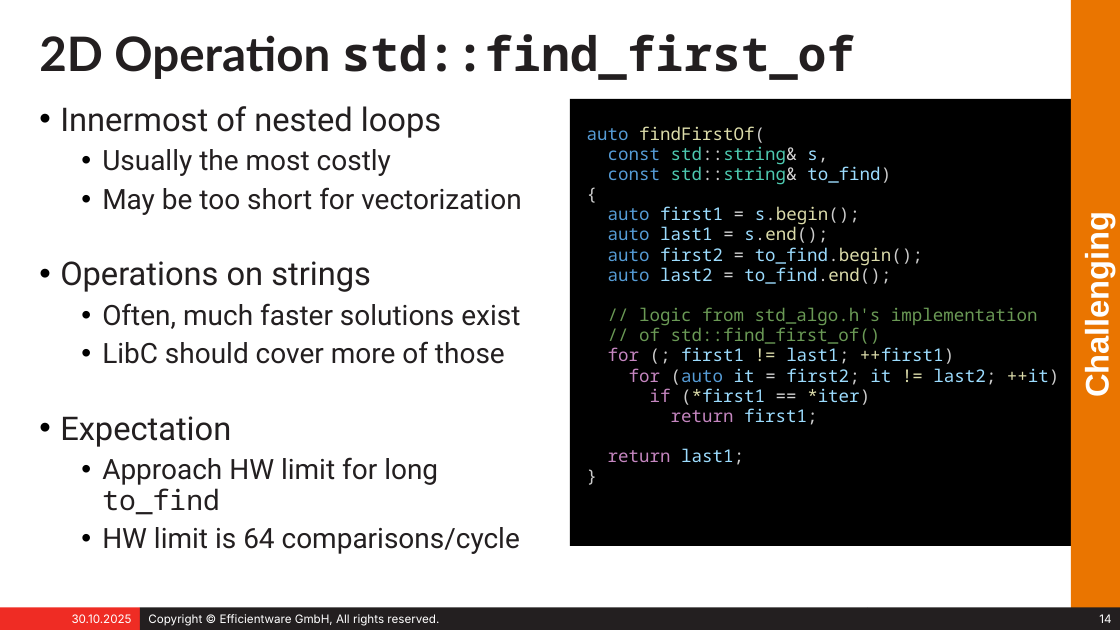
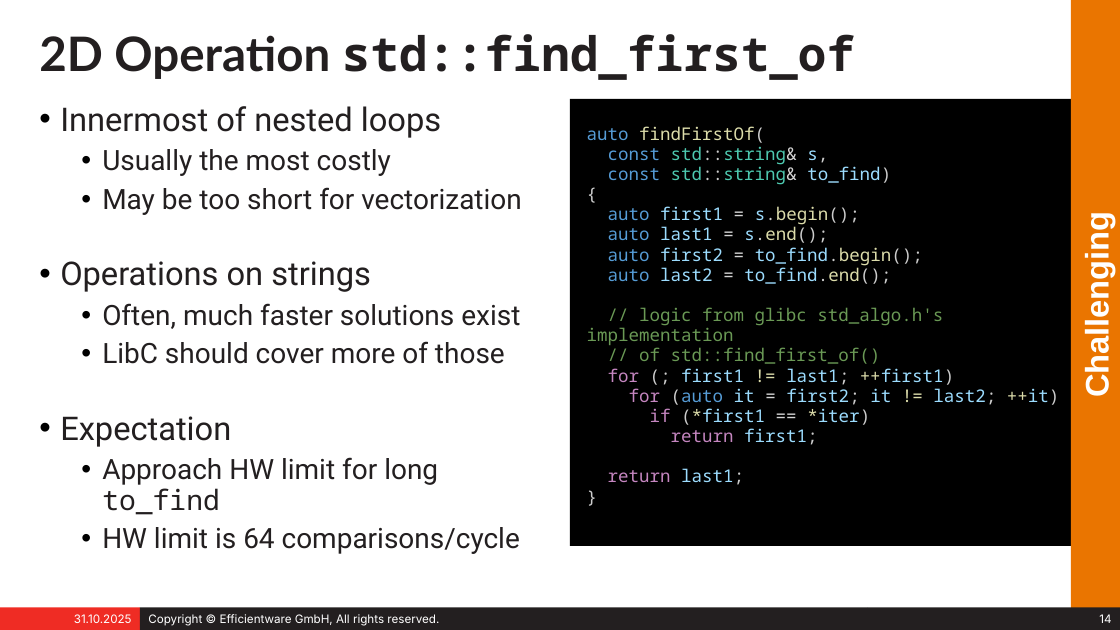
Before and after one commit to stefeff/auto-vectorization, a slide deck: slide 14 of presentation/speed_for_free.odp. Drawn at 1120x630 pixels with LibreOffice and Linux fonts; fonts in the diff are those of the drawing. Boxes give left, top, right and bottom in pixels: in the first picture for what was removed or moved away, otherwise in the second. Text is boxed around its words. In the diff, an @@ line names an element or a change of style, - is before the commit and + after.

```diff
--- a/presentation/speed_for_free.odp
+++ b/presentation/speed_for_free.odp
@@ text at [587, 126, 1059, 485]: text changed @@
-auto findFirstOf(
-const std::string& s,
-const std::string& to_find)
-{
-auto first1 = s.begin();
-auto last1 = s.end();
-auto first2 = to_find.begin();
-auto last2 = to_find.end();
-// logic from std_algo.h's implementation
-// of std::find_first_of()
-for (; first1 != last1; ++first1)
-for (auto it = first2; it != last2; ++it)
-if (*first1 == *iter)
-return first1;
-return last1;
-}
+auto findFirstOf(
+const std::string& s,
+const std::string& to_find)
+{
+auto first1 = s.begin();
+auto last1 = s.end();
+auto first2 = to_find.begin();
+auto last2 = to_find.end();
+// logic from glibc std_algo.h's implementation
+// of std::find_first_of()
+for (; first1 != last1; ++first1)
+for (auto it = first2; it != last2; ++it)
+if (*first1 == *iter)
+return first1;
+return last1;
+}
@@ text in rectangle at [74, 614, 132, 623]: text changed @@
-30.10.2025
+31.10.2025
```
Also in this commit, not shown: 21 other slides changed, 1 other file.
